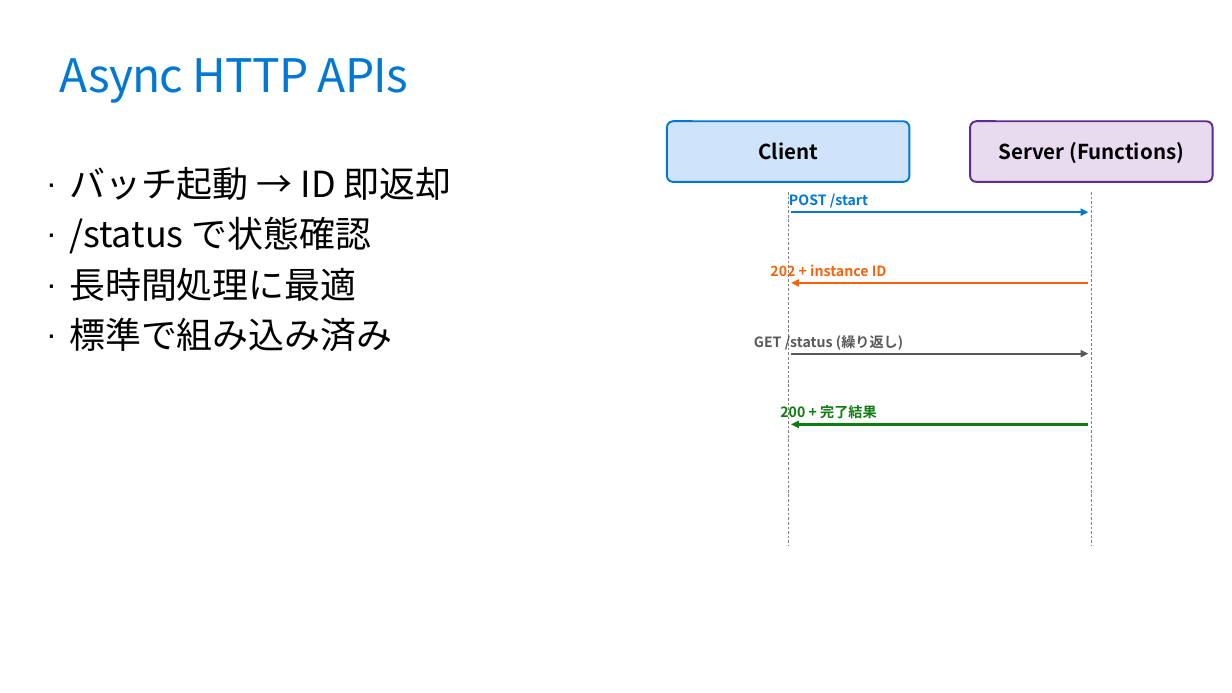
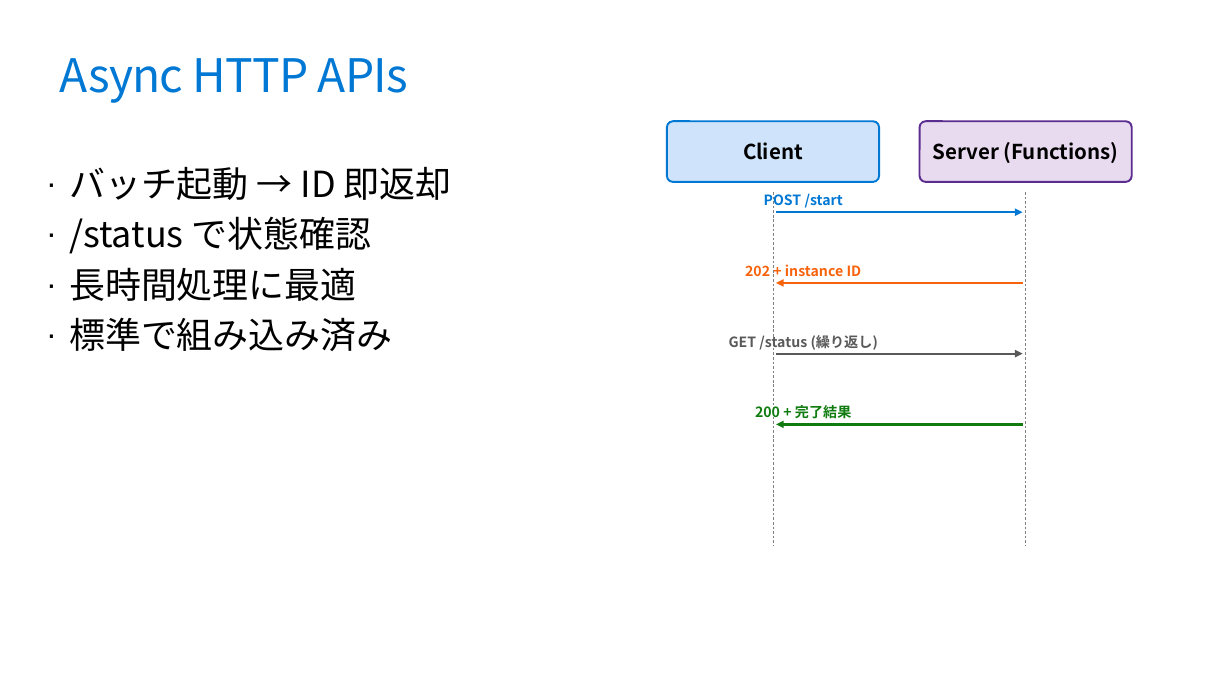
Before and after one commit to runceel/yonayona-durable, a slide deck: slide 11 of slides/slides.pptx. Drawn at 1232x693 pixels with LibreOffice and Linux fonts; fonts in the diff are those of the drawing; background and template pictures are left out. Boxes give left, top, right and bottom in pixels: in the first picture for what was removed or moved away, otherwise in the second. Text is boxed around its words. In the diff, an @@ line names an element or a change of style, - is before the commit and + after.

```diff
--- a/slides/slides.pptx
+++ b/slides/slides.pptx
@@ rounded rectangle "Client": place and size @@
-rounded rectangle "Client" at [667, 121, 909, 182]
+rounded rectangle "Client" at [667, 121, 880, 182]
@@ rounded rectangle "Server (Functions)": place and size @@
-rounded rectangle "Server (Functions)" at [970, 121, 1213, 182]
+rounded rectangle "Server (Functions)" at [920, 121, 1132, 182]
@@ text "POST /start": place and size @@
-text "POST /start" at [789, 193, 868, 208]
+text "POST /start" at [764, 192, 843, 208]
@@ line moved from (788, 192) - (788, 546) to (774, 192) - (774, 546) @@
@@ line moved from (1092, 192) - (1092, 546) to (1026, 192) - (1026, 546) @@
@@ arrow moved from (791, 213) - (1089, 213) to (776, 213) - (1023, 213) @@
@@ text "202 + instance ID" rewrapped from [770, 262, 887, 280] to [745, 264, 862, 276] @@
@@ arrow moved from (1089, 283) - (791, 283) to (1023, 283) - (776, 283) @@
@@ text "GET /status (繰り返し)": place and size @@
-text "GET /status (繰り返し)" at [754, 334, 903, 350]
+text "GET /status (繰り返し)" at [729, 334, 878, 350]
@@ arrow moved from (791, 354) - (1089, 354) to (776, 354) - (1023, 354) @@
@@ text "200 + 完了結果": place and size @@
-text "200 + 完了結果" at [780, 404, 877, 422]
+text "200 + 完了結果" at [755, 404, 852, 422]
@@ arrow moved from (1089, 424) - (791, 424) to (1023, 424) - (776, 424) @@
```
Also in this commit, not shown: 4 other slides changed.
